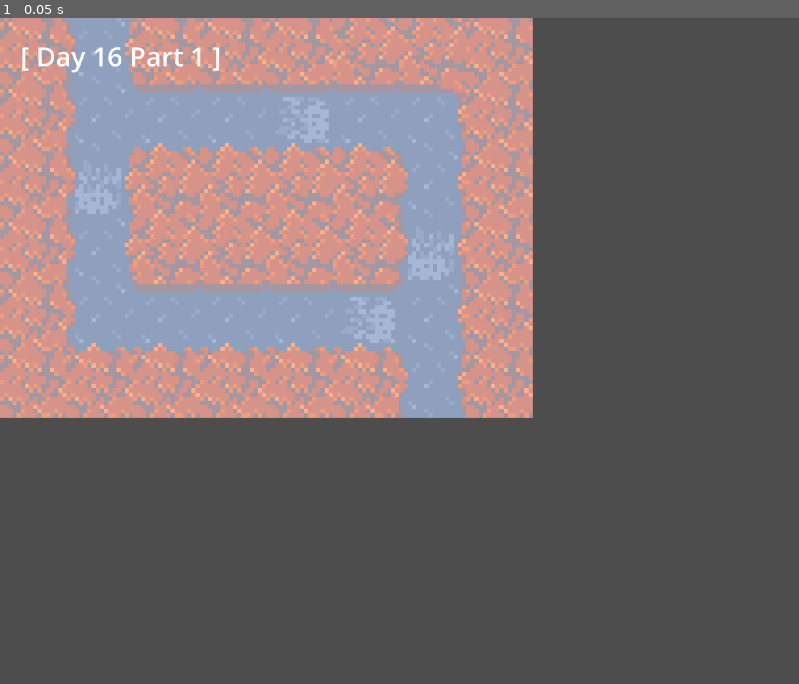
Above: before the commit, frame 1.
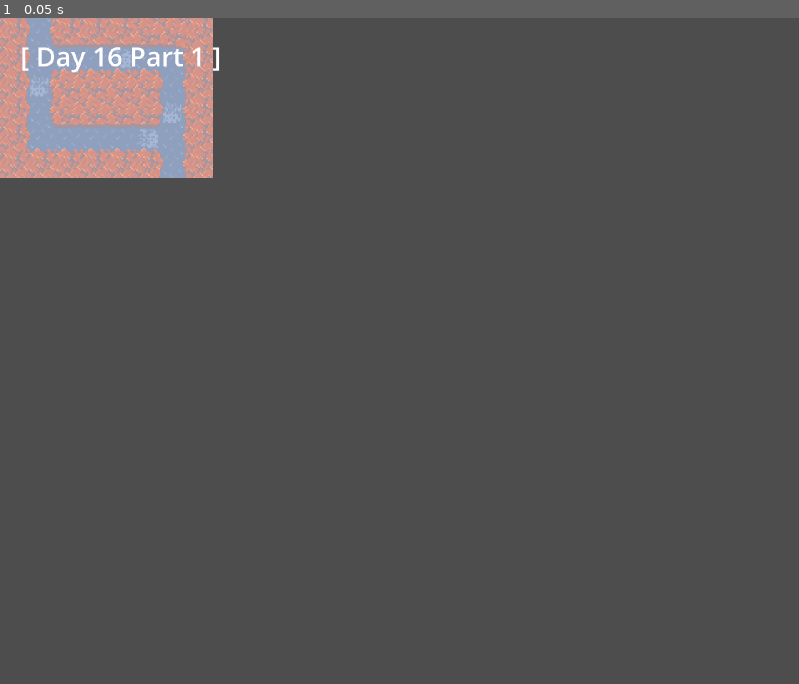
Above: after the commit, the same moment.

Repository: beetrootpaul/advent-of-code-2023
Game: Godot game, scene res://day23/day_23_part_1.tscn
Same seed, same stepped clock (60 frames per second), same inputs: the game is played once before the commit and once after it.
Inputs:
- Up to frame 1 (0.05 s): no input

The runs differ from the first frame. In frame 1, 38% of the frame differs, in the area x 0-67%, y 0-61%.
Error before the commit: Cannot call method 'get_as_text' on a null value. (res://day23/day_23_part_1.gd:10)
Error after the commit: Cannot call method 'get_as_text' on a null value. (res://day23/day_23_part_1.gd:28)

Commit message:
day23: visualize the input

Diff:
--- a/godot/day23/day_23_part_1.gd
+++ b/godot/day23/day_23_part_1.gd
@@ -2,18 +2,90 @@
 
 @export var tilemap: TileMap
 
+const tiles = {
+	"pathRegular": Vector2i(0, 3),
+	"pathSlopeEast": Vector2i(1, 3),
+	"pathSlopeSouth": Vector2i(2, 3),
+	"forestNil": Vector2i(0, 0),
+	"forestFull": Vector2i(1, 0),
+	"forestEdgesLeftRight": Vector2i(2, 0),
+	"forestEdgesTopBottom": Vector2i(3, 0),
+	"forestEdgesTopLeft": Vector2i(0, 1),
+	"forestEdgesTopRight": Vector2i(1, 1),
+	"forestEdgesBottomLeft": Vector2i(2, 1),
+	"forestEdgesBottomRight": Vector2i(3, 1),
+	"forestEdgesLeft": Vector2i(0, 2),
+	"forestEdgesTop": Vector2i(1, 2),
+	"forestEdgesRight": Vector2i(2, 2),
+	"forestEdgesBottom": Vector2i(3, 2),
+}
 
-func _ready():
+
+func _ready() -> void:
 	var filePath = "res://day23/example1_in.txt"
 	#var filePath = "res://day23/puzzle1_in.txt"
 
-	var input = FileAccess.open(filePath, FileAccess.READ).get_as_text()
+	var input: String = FileAccess.open(filePath, FileAccess.READ).get_as_text()
 	print_debug(input)
-	var lines = input.split("\n")
+	# TODO: How to make it of type `Array[String]`?
+	var forestMap: Array = (
+		Array(input.split("\n"))
+		. map(func(line: String): return line.strip_edges())
+		. filter(func(line: String): return line.length() > 0)
+	)
 
-	# TODO: tmp
-	remove_child(tilemap)
+	# Remove sample tiles used only for visualizatin purpose in the editor
+	tilemap.clear()
+
+	draw_tiles(forestMap)
 
 
-func _process(delta):
+func _process(delta) -> void:
 	pass
+
+
+func draw_tiles(forestMap: Array) -> void:
+	for row in forestMap.size():
+		for col in forestMap[row].length():
+			var bgTile = tiles.pathRegular
+			var fgTile = tiles.forestNil
+			if forestMap[row][col] == ">":
+				bgTile = tiles.pathSlopeEast
+			if forestMap[row][col] == "v":
+				bgTile = tiles.pathSlopeSouth
+			if forestMap[row][col] == "#":
+				fgTile = tiles.forestFull
+			if (
+				forestMap[row][col] != "#"
+				and row > 0
+				and col > 0
+				and row < forestMap.size() - 1
+				and col < forestMap[row].length() - 1
+			):
+				if forestMap[row][col - 1] == "#" and forestMap[row][col + 1] == "#":
+					fgTile = tiles.forestEdgesLeftRight
+				elif forestMap[row - 1][col] == "#" and forestMap[row + 1][col] == "#":
+					fgTile = tiles.forestEdgesTopBottom
+				elif forestMap[row - 1][col] == "#" and forestMap[row][col - 1] == "#":
+					fgTile = tiles.forestEdgesTopLeft
+				elif forestMap[row - 1][col] == "#" and forestMap[row][col + 1] == "#":
+					fgTile = tiles.forestEdgesTopRight
+				elif forestMap[row + 1][col] == "#" and forestMap[row][col - 1] == "#":
+					fgTile = tiles.forestEdgesBottomLeft
+				elif forestMap[row + 1][col] == "#" and forestMap[row][col + 1] == "#":
+					fgTile = tiles.forestEdgesBottomRight
+				elif forestMap[row][col - 1] == "#":
+					fgTile = tiles.forestEdgesLeft
+				elif forestMap[row - 1][col] == "#":
+					fgTile = tiles.forestEdgesTop
+				elif forestMap[row][col + 1] == "#":
+					fgTile = tiles.forestEdgesRight
+				elif forestMap[row + 1][col] == "#":
+					fgTile = tiles.forestEdgesBottom
+			elif forestMap[row][col] != "#":
+				if forestMap[row][col - 1] == "#" and forestMap[row][col + 1] == "#":
+					fgTile = tiles.forestEdgesLeftRight
+				elif forestMap[row - 1][col] == "#" and forestMap[row + 1][col] == "#":
+					fgTile = tiles.forestEdgesTopBottom
+			tilemap.set_cell(0, Vector2i(col, row), 0, bgTile)
+			tilemap.set_cell(1, Vector2i(col, row), 0, fgTile)
--- a/godot/day23/day_23_part_1.tscn
+++ b/godot/day23/day_23_part_1.tscn
@@ -21,7 +21,7 @@
 text = "[ Day 16 Part 1 ]"
 
 [node name="TileMap" type="TileMap" parent="."]
-scale = Vector2(10, 10)
+scale = Vector2(4, 4)
 tile_set = ExtResource("2_q8urt")
 format = 2
 layer_0/name = "bg"
